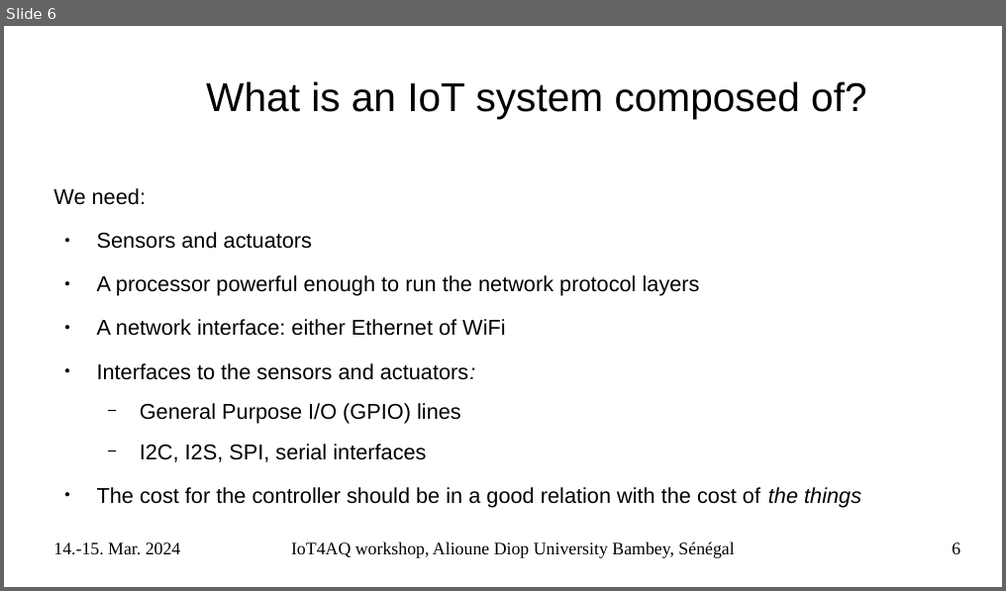
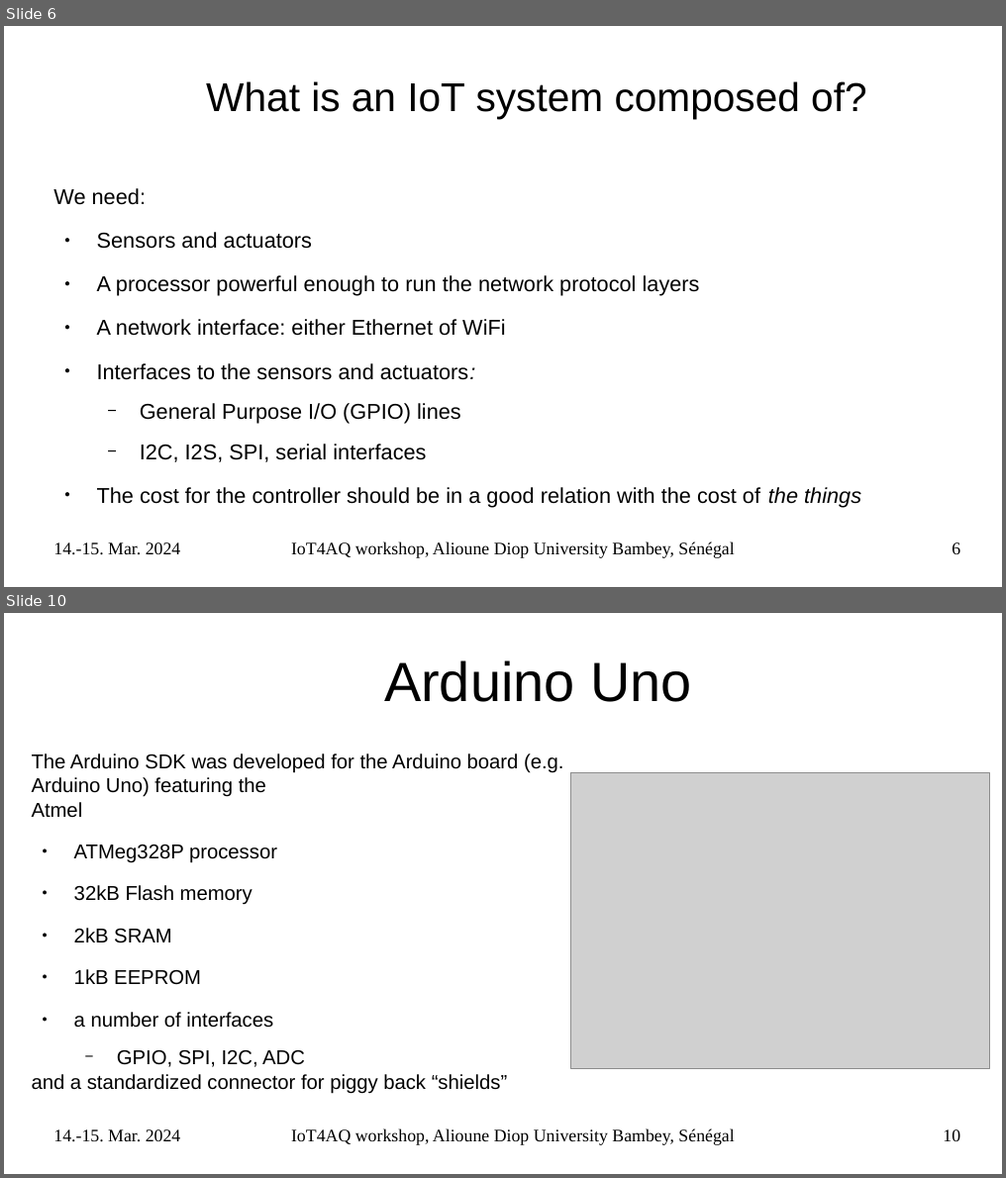
Before and after one commit to uraich/IoT4AQ, a slide deck: workshop/slides/iot4aq_introduction.pptx. Shown one above the other, each under a label of ours: slide 6 before the commit, slides 6 and 10 after it; the slides between them are not shown. The pictures are 1006x591 and 1006x1178 pixels, drawn with LibreOffice and Linux fonts; fonts in the diff are those of the drawing; grey boxes stand for pictures; background and template pictures are left out. Boxes give left, top, right and bottom in pixels: in the first picture for what was removed or moved away, otherwise in the second. Text is boxed around its words. In the diff, an @@ line names an element or a change of style, - is before the commit and + after.

Commit message:
extended micro-processor discussion

```diff
--- a/workshop/slides/iot4aq_introduction.pptx
+++ b/workshop/slides/iot4aq_introduction.pptx
@@ slide 10 added at box(4, 613, 1002, 1174), background #FFFFFF @@
@@ title added at box(384, 661, 691, 702), 44 pt, text #000000 @@
+Arduino Uno
@@ text added at box(32, 754, 564, 1094), 16 pt, text #000000 @@
+The Arduino SDK was developed for the Arduino board (e.g. Arduino Uno) featuring the
+Atmel
+● ATMeg328P processor
+● 32kB Flash memory
+● 2kB SRAM
+● 1kB EEPROM
+● a number of interfaces
+  − GPIO, SPI, I2C, ADC
+and a standardized connector for piggy back “shields”
@@ picture added at box(571, 772, 989, 1068) @@
@@ text added at box(54, 1130, 181, 1143), 14 pt, text #000000 @@
+14.-15. Mar. 2024
@@ text added at box(291, 1129, 734, 1146), 14 pt, text #000000 @@
+IoT4AQ workshop, Alioune Diop University Bambey, Sénégal
@@ page number added at box(943, 1130, 960, 1142), 14 pt, text #000000 @@
+10
```
Also in this commit, not shown: 1 slide changed, 3 other slides added, 1 other file.
